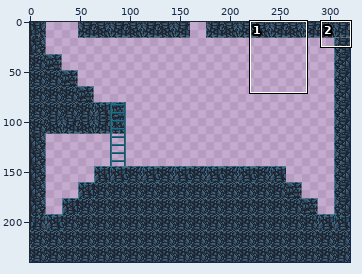
Two versions of one sprite sheet, data/maps/test_bottom.png. The picture above shows the old version from afar; the outline marks the close-up.
Close-up. Earlier state:
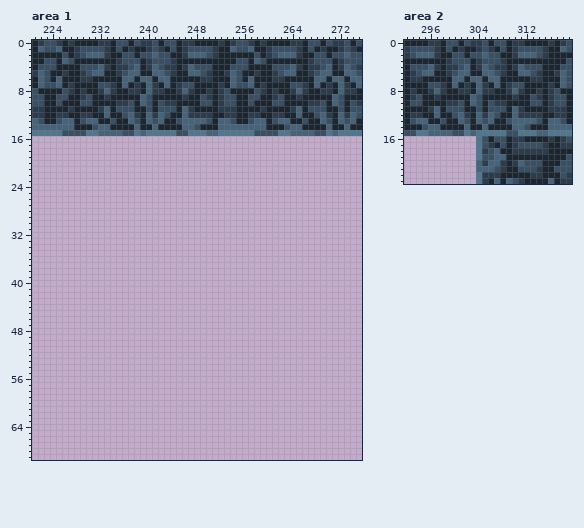
The file is 320x240 pixels. Shown: area 1: x 221..275, y 0..69; area 2: x 292..319, y 0..23. The commit also changed other parts of the picture, which this record leaves out.
The same view after the edit:
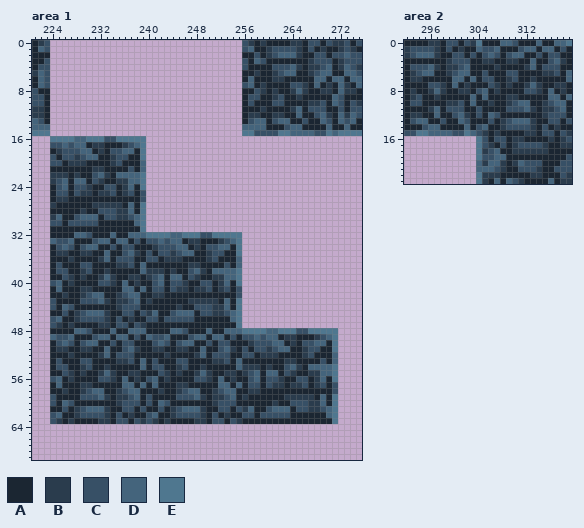
Palette (. is transparent): A #1b2632  B #2a3c4d  C #375066  D #44647c  E #4f778f
What changed:
Changed rows in their new state; - is an unchanged pixel.
Area 1:
first column x 224:
 0 ................................----------------
 1 ................................----------------
 2 ................................----------------
 3 ................................----------------
 4 ................................----------------
 5 ................................----------------
 6 ................................----------------
 7 ................................----------------
 8 ................................----------------
 9 ................................----------------
10 ................................----------------
11 ................................----------------
12 ................................----------------
13 ................................----------------
14 ................................----------------
15 ................................----------------
16 EEEEDDEEECCEEEEE--------------------------------
17 CCDCDDABBAAABCDE--------------------------------
18 ABCCCDDABACCDDAE--------------------------------
19 CACCBCDDAABCCAAE--------------------------------
20 CCABBBAAAABCAAAD--------------------------------
21 AAAAAAABBAAAACAD--------------------------------
22 BBBABAACDBADDDDE--------------------------------
23 BCDADDACBAABBDDE--------------------------------
24 ACDACCBAACCABDAE--------------------------------
25 ACCACBBABBCABCAC--------------------------------
26 ABBAAAAAAAAAAAAC--------------------------------
27 BAAAAAABBBBBADAE--------------------------------
28 AAAAABAACCCBBDAE--------------------------------
29 BDAACDDDACCBBCDE--------------------------------
30 CCACCCCCAAAAAADE--------------------------------
31 AAAAAAAAAAAAAAAE--------------------------------
32 AAAADDCAAADAADDDEEEEDDEEECCEEEEE----------------
33 DCCDAAACDDADDACACCDCDDABBAAABCDE----------------
34 ACDCACDDAACACCAAABCCCDDABACCDDAE----------------
35 ABBAABBAADAACDBACACCBCDDAABCCAAE----------------
36 AAABAAAABDACCCAACCABBBAAAABCAAAD----------------
37 ACAAACCAAAABBCADAAAAAAABBAAAACAD----------------
38 ACCAABCAABAAAAADBBBABAACDBADDDDE----------------
39 AACBABAABDBAABBABCDADDACBAABBDDE----------------
40 CDABAAAACCBADABAACDACCBAACCABDAE----------------
41 ADAAABBAAAAADDADACCACBBABBCABCAC----------------
42 AABAABCDDAABCDDAABBAAAAAAAAAAAAC----------------
43 CAAAACCCDBABBCDABAAAAAABBBBBADAE----------------
44 CADCAAAAAAABCCCAAAAAABAACCCBBDAE----------------
45 AACABCDDDBAACCACBDAACDDDACCBBCDE----------------
46 CDAABCCCCBACABAACCACCCCCAAAAAADE----------------
47 CBABAAAABBACCACBAAAAAAAAAAAAAAAE----------------
48 AAAADDCAAADAADDDAAAADDCAAADAADDDEEEEDDEEECCEEEEE
49 DCCDAAACDDADDACADCCDAAACDDADDACACCDCDDABBAAABCDE
50 ACDCACDDAACACCAAACDCACDDAACACCAAABCCCDDABACCDDAE
51 ABBAABBAADAACDBAABBAABBAADAACDBACACCBCDDAABCCAAE
52 AAABAAAABDACCCAAAAABAAAABDACCCAACCABBBAAAABCAAAD
53 ACAAACCAAAABBCADACAAACCAAAABBCADAAAAAAABBAAAACAD
54 ACCAABCAABAAAAADACCAABCAABAAAAADBBBABAACDBADDDDE
55 AACBABAABDBAABBAAACBABAABDBAABBABCDADDACBAABBDDE
56 CDABAAAACCBADABACDABAAAACCBADABAACDACCBAACCABDAE
57 ADAAABBAAAAADDADADAAABBAAAAADDADACCACBBABBCABCAC
58 AABAABCDDAABCDDAAABAABCDDAABCDDAABBAAAAAAAAAAAAC
59 CAAAACCCDBABBCDACAAAACCCDBABBCDABAAAAAABBBBBADAE
60 CADCAAAAAAABCCCACADCAAAAAAABCCCAAAAAABAACCCBBDAE
61 AACABCDDDBAACCACAACABCDDDBAACCACBDAACDDDACCBBCDE
62 CDAABCCCCBACABAACDAABCCCCBACABAACCACCCCCAAAAAADE
63 CBABAAAABBACCACBCBABAAAABBACCACBAAAAAAAAAAAAAAAE
Area 2:
first column x 304:
 0 EA-ADDCA--D-ADDE
 1 D-CDA-A-DDADD-CA
 2 ACD--CD-AA-ACC--
 3 ABBAABB--D--CDBA
 4 AAA-A-AABDACCCAA
 5 -CAAACCAAAABBCAD
 6 ACCA-BC---A---AD
 7 AACB--AABDB-ABBA
 8 CDAB-AAACC--DAB-
 9 AD---B---AA-DDAD
10 A-BAABCDDAABCDD-
11 --AAACCCDB-B-CD-
12 CA----AAAAABCCC-
13 AAC-B----BA-CCAC
14 C---BCCC-B-CABAA
15 CBABAAAABBACCACB
Where, in picture pixels (left, top, right, bottom), the same in both close-ups:
changed: (50, 40, 338, 424)
changed: (476, 40, 572, 136)
